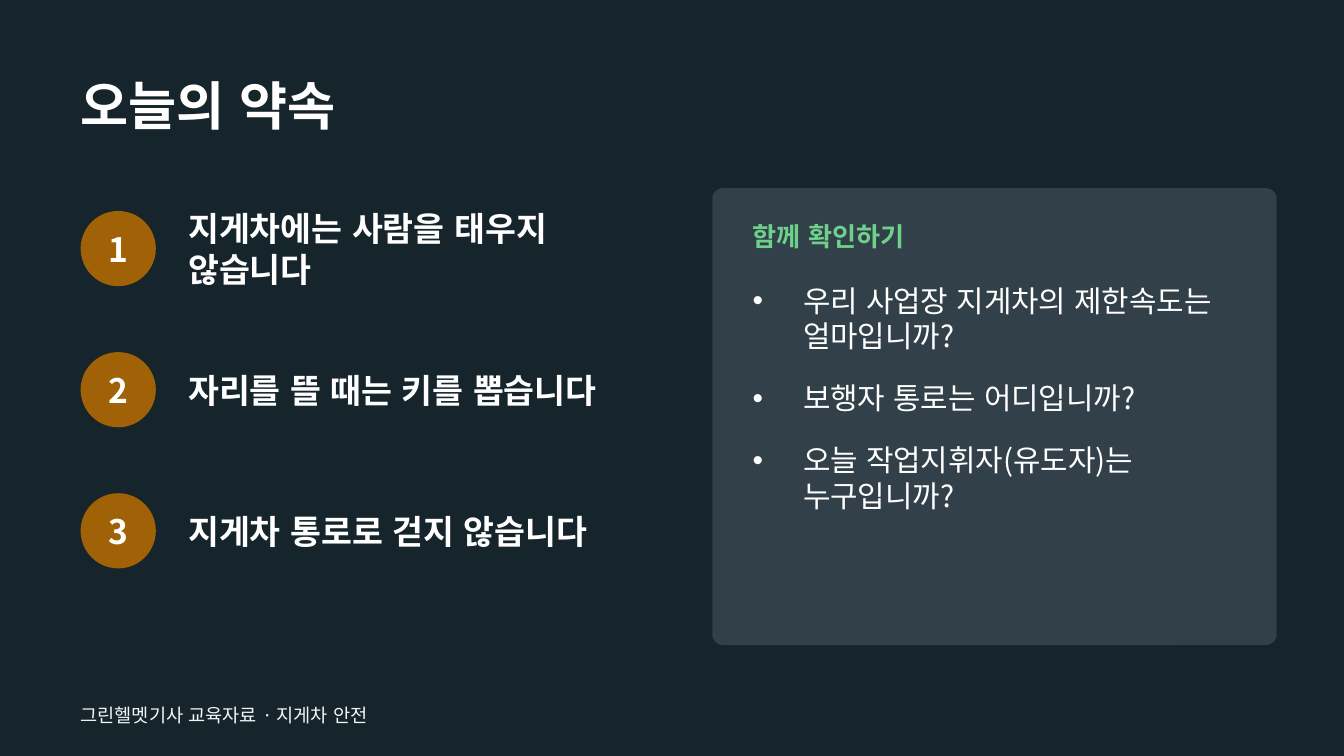
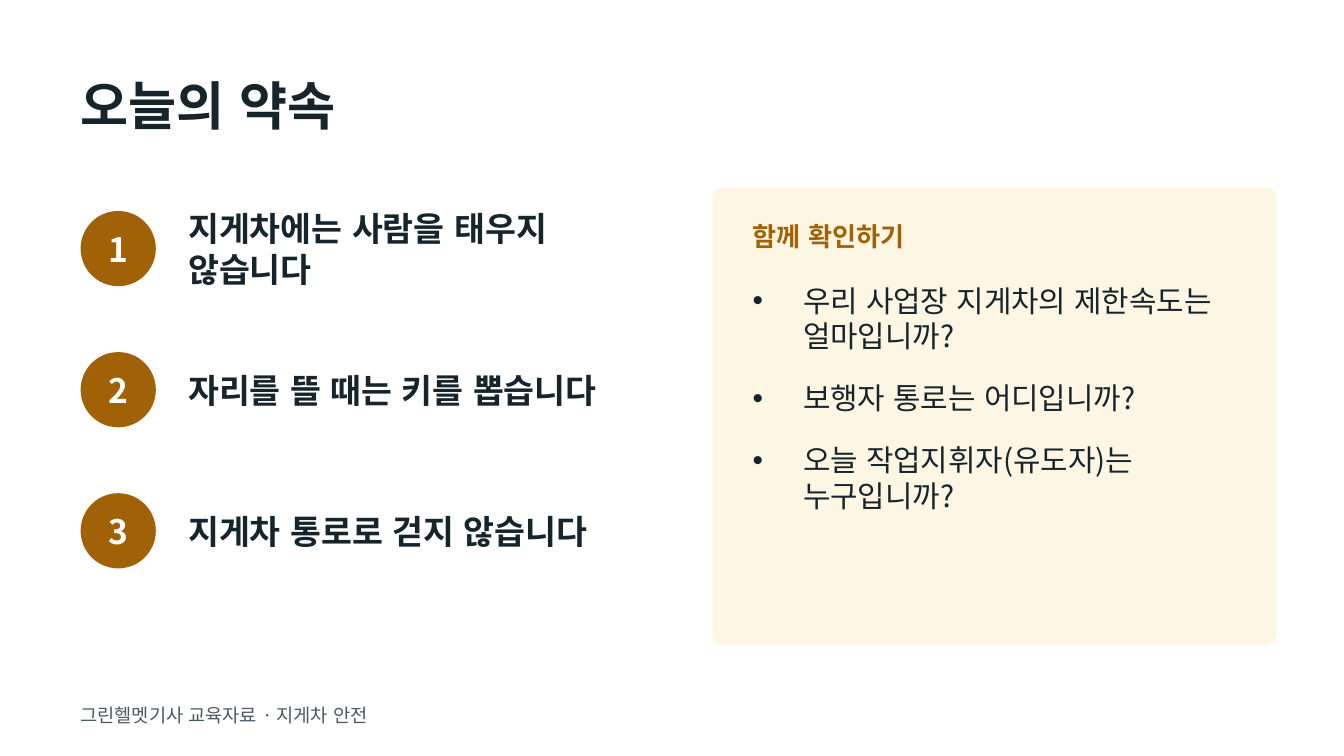
Before and after one commit to edward40-code/greenhelmet, a slide deck: slide 10 of public/library/edu-forklift.pptx. Drawn at 1344x756 pixels with LibreOffice and Linux fonts; fonts in the diff are those of the drawing. Boxes give left, top, right and bottom in pixels: in the first picture for what was removed or moved away, otherwise in the second. Text is boxed around its words. In the diff, an @@ line names an element or a change of style, - is before the commit and + after.

```diff
--- a/public/library/edu-forklift.pptx
+++ b/public/library/edu-forklift.pptx
@@ background #16242B to #FFFFFF @@
@@ rounded rectangle at (x1=712, y1=188, x2=1277, y2=645): fill #4A5A63 at 55% opacity to #FDF6E3 @@
@@ text "함께 확인하기" at (x1=753, y1=224, x2=904, y2=249): text colour #6FD08C to #A16207 @@
@@ text colour #FFFFFF to #16242B in 5 elements at (x1=81, y1=81, x2=335, y2=130), (x1=188, y1=213, x2=547, y2=285), (x1=188, y1=374, x2=597, y2=406), (x1=188, y1=515, x2=588, y2=547), (x1=803, y1=287, x2=1212, y2=510) @@
@@ text "그린헬멧기사 교육자료 · 지게차 안전" at (x1=81, y1=706, x2=367, y2=724): text colour #F1F5F4 to #4A5A63 @@
```
Also in this commit, not shown: 7 other files.
